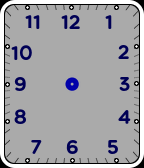
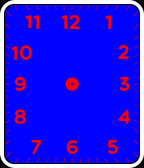
Layered file, before and after one edit (144 x 168). Changes by layer:
renamed "Layer #2" to "dots", hid it over [5, 5, 139, 163]
added layer "labels 2" above "labels 1" over [11, 15, 131, 154]
renamed "d_face_labels.png" to "labels 1", hid it, painted on it over [11, 15, 131, 154]
removed layer "d_face_ticks.png" (was multiply) over [5, 5, 139, 163]
added layer "ticks" above "background 2" over [5, 5, 139, 163]
added layer "background 2" above "background 1" over [5, 5, 139, 163]
renamed "Layer #3" to "background 1", hid it, painted on it over [5, 5, 139, 163]
